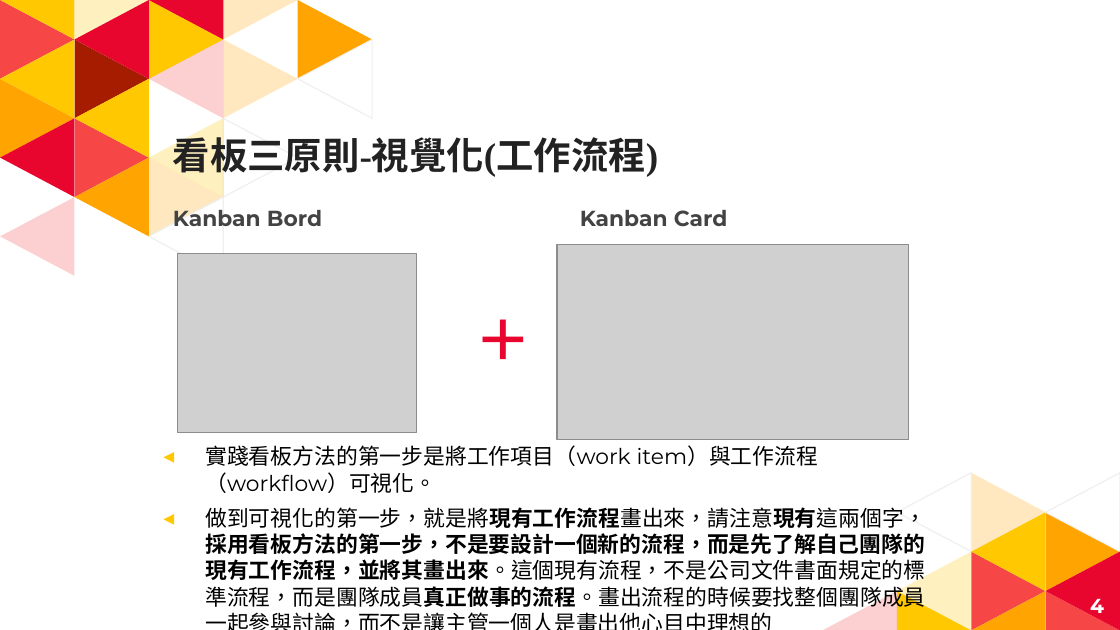
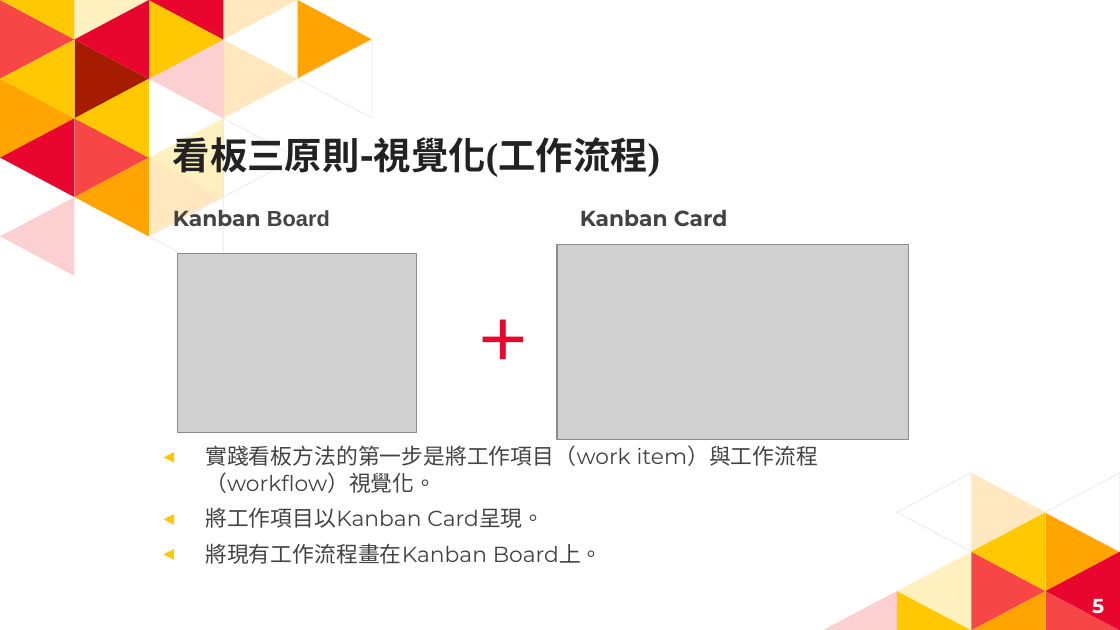
Before and after one commit to HankTwZhong/OOAD, a slide deck: slide 5 of 專題討論/Trello.pptx (slide 4 before the commit). Drawn at 1120x630 pixels with LibreOffice and Linux fonts; fonts in the diff are those of the drawing; grey boxes stand for pictures. Boxes give left, top, right and bottom in pixels: in the first picture for what was removed or moved away, otherwise in the second. Text is boxed around its words. In the diff, an @@ line names an element or a change of style, - is before the commit and + after.

```diff
--- a/專題討論/Trello.pptx
+++ b/專題討論/Trello.pptx
@@ title "看板三原則-視覺化(工作流程)" at box(173, 131, 660, 179): font Times New Roman to Montserrat in "看板三原則-視覺化(工作流程)" @@
@@ text at box(173, 206, 330, 226): text changed @@
-Kanban Bord
+Kanban Board
@@ text at box(205, 445, 819, 564): text changed; text colour #000000 to #434343 @@
-◂ 實踐看板方法的第一步是將工作項目（work item）與工作流程（workflow）可視化。
-◂ 做到可視化的第一步，就是將現有工作流程畫出來，請注意現有這兩個字，採用看板方法的第一步，不是要設計一個新的流程，而是先了解自己團隊的現有工作流程，並將其畫出來。這個現有流程，不是公司文件書面規定的標準流程，而是團隊成員真正做事的流程。畫出流程的時候要找整個團隊成員一起參與討論，而不是讓主管一個人是畫出他心目中理想的
+◂ 實踐看板方法的第一步是將工作項目（work item）與工作流程（workflow）視覺化。
+◂ 將工作項目以Kanban Card呈現。
+◂ 將現有工作流程畫在Kanban Board上。
@@ page number at box(1092, 598, 1104, 620): text changed @@
-4
+5
```
Also in this commit, not shown: 4 other slides changed, 3 slides added, 2 slides removed, 4 other files.
